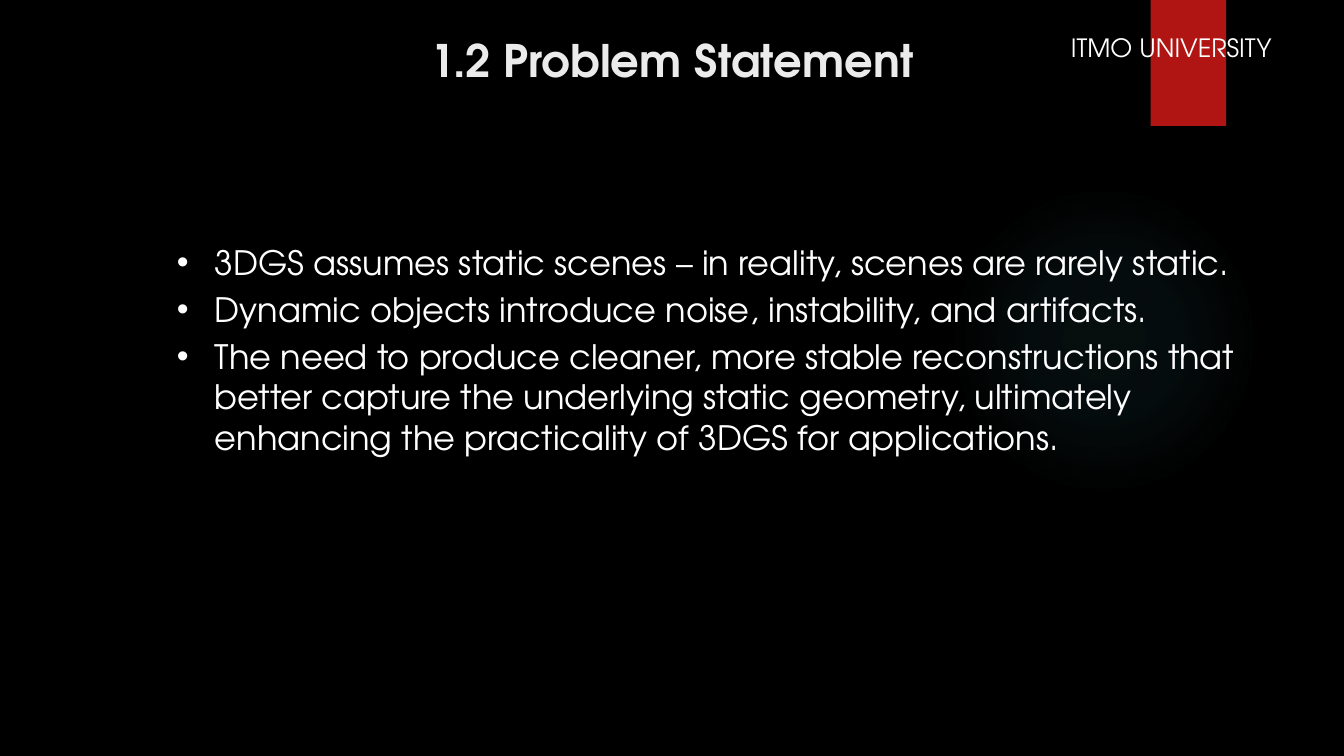
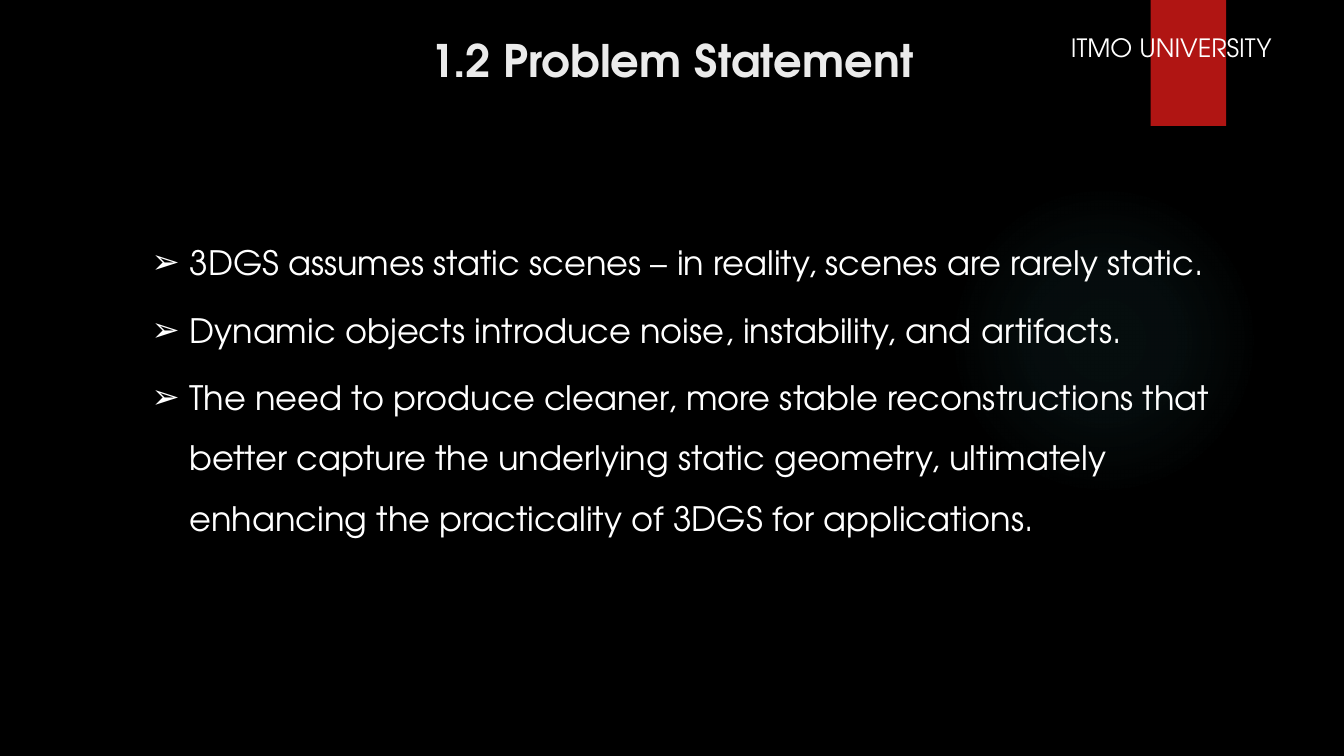
Before and after one commit to PrinssAlex/3dgs-dynamic-masking-47, a slide deck: slide 4 of 3D Gaussian Splatting via Masking Dynamic Objects.pptx. Drawn at 1344x756 pixels with LibreOffice and Linux fonts; fonts in the diff are those of the drawing; background and template pictures are left out. Boxes give left, top, right and bottom in pixels: in the first picture for what was removed or moved away, otherwise in the second. Text is boxed around its words. In the diff, an @@ line names an element or a change of style, - is before the commit and + after.

```diff
--- a/3D Gaussian Splatting via Masking Dynamic Objects.pptx
+++ b/3D Gaussian Splatting via Masking Dynamic Objects.pptx
@@ text "3DGS assumes static scenes – ...": place and size @@
-text "3DGS assumes static scenes – ..." at <box>215,249,1234,458</box>
+text "3DGS assumes static scenes – ..." at <box>190,249,1209,539</box>
@@ text "3DGS assumes static scenes – ..." at <box>190,249,1209,539</box>: bullet • to ➢; line spacing 1 to 1.5 @@
```
Also in this commit, not shown: 8 other slides changed, 2 slides removed.
